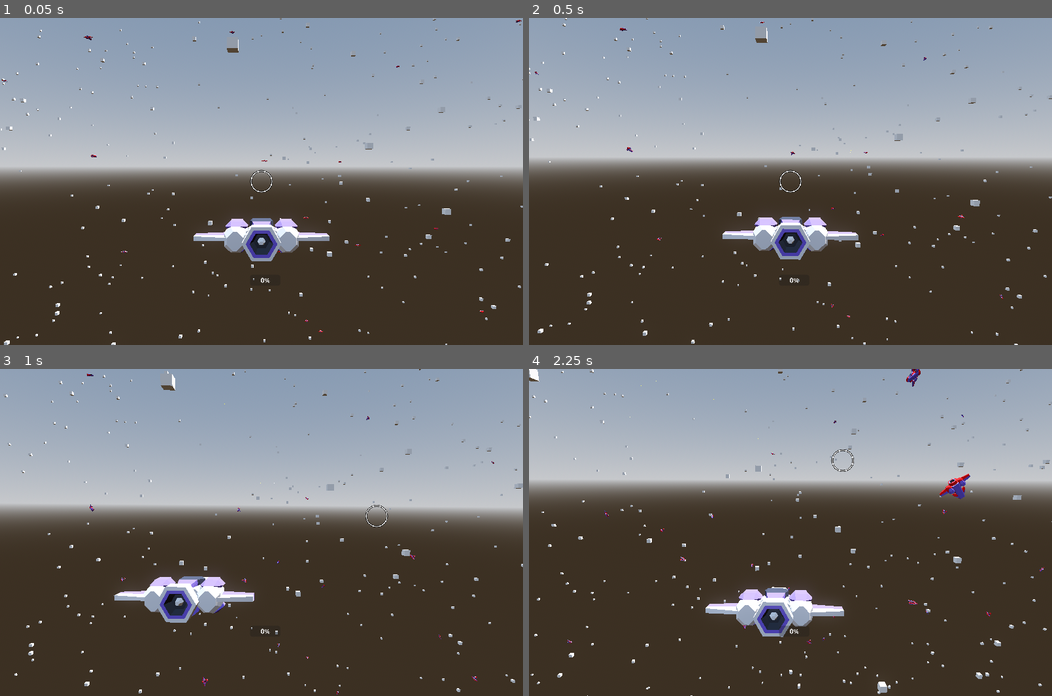
Above: before the commit, frames 1-4 (two rows, left to right).
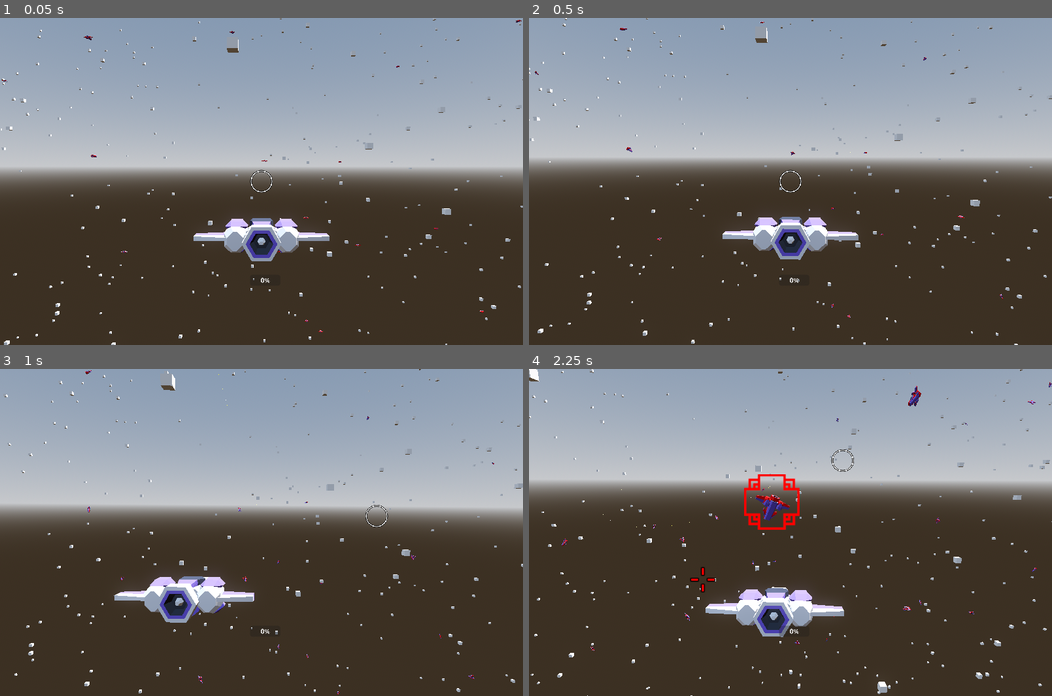
Above: after the commit, the same moments.

Repository: cgorto/space-ships
Game: Godot game, scene res://scenes/test_scene.tscn
Same seed, same stepped clock (60 frames per second), same inputs: the game is played once before the commit and once after it.
Inputs (mouse positions are in pixels of both pictures, inside the frame that each line leads up to):
- Up to frame 1 (0.05 s): no input
- Up to frame 2 (0.5 s): no input
- Up to frame 3 (1 s): move the mouse to (376, 516) at 0.52 s; hold D (move_right) from 0.53 s (still down); tap R (target) at 0.6 s
- Up to frame 4 (2.25 s): move the mouse to (685, 548) at 1.27 s; release D (move_right) at 1.28 s; hold S (move_backward) 1.28-2.03 s; tap Space (shoot) at 1.35 s; tap R (target) at 1.55, 2.1 s; move the mouse to (842, 460) at 2.02 s; hold D (move_right) from 2.03 s (still down)

Frame 1 is identical in both runs. In frame 2, less than 0.1% of the frame differs, in the area x 1-91%, y 1-92%; in frame 3, 0.1%; in frame 4, 1.4%, in the area x 6-100%, y 0-87%.

Commit message:
lead calculation

Diff:
--- a/scenes/component/pilot/npc_pilot.gd
+++ b/scenes/component/pilot/npc_pilot.gd
@@ -35,7 +35,7 @@
 		throttle = 0.4
 	else:
 		#THIS NEEDS TO BE CHANGED, PILOT PROBABLY NEEDS A REFERENCE TO EITHER OWN SHIP OR OWN WEAPONS
-		var target_point:Vector3 = Util.calculate_lead(own_ship,target.own_ship,100)
+		var target_point:Vector3 = Util.calculate_lead(own_ship,target.own_ship,-weapon.bullet_spawner.proj_speed)
 		var turn_strength: float = (noise.get_noise_1d(seed + (Time.get_unix_time_from_system() / 10)) + 1) / 2
 		turn_towards_point(target_point, delta, turn_strength)
 		var angle_to_target: float = -global_basis.z.angle_to(target_point)
